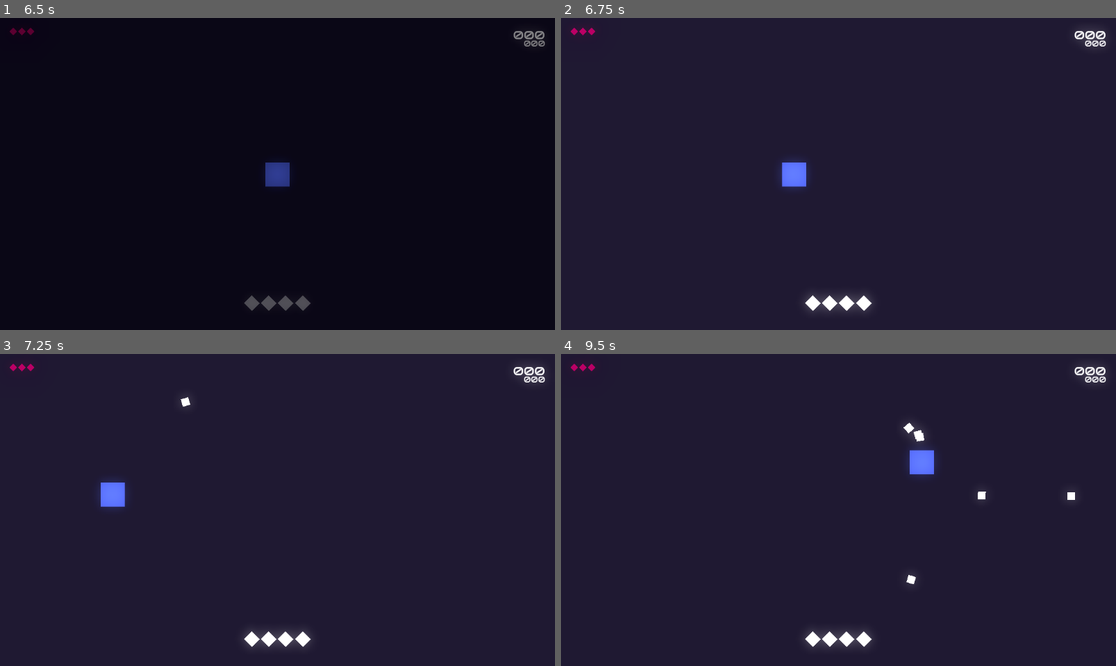
Above: before the commit, frames 1-4 (two rows, left to right).
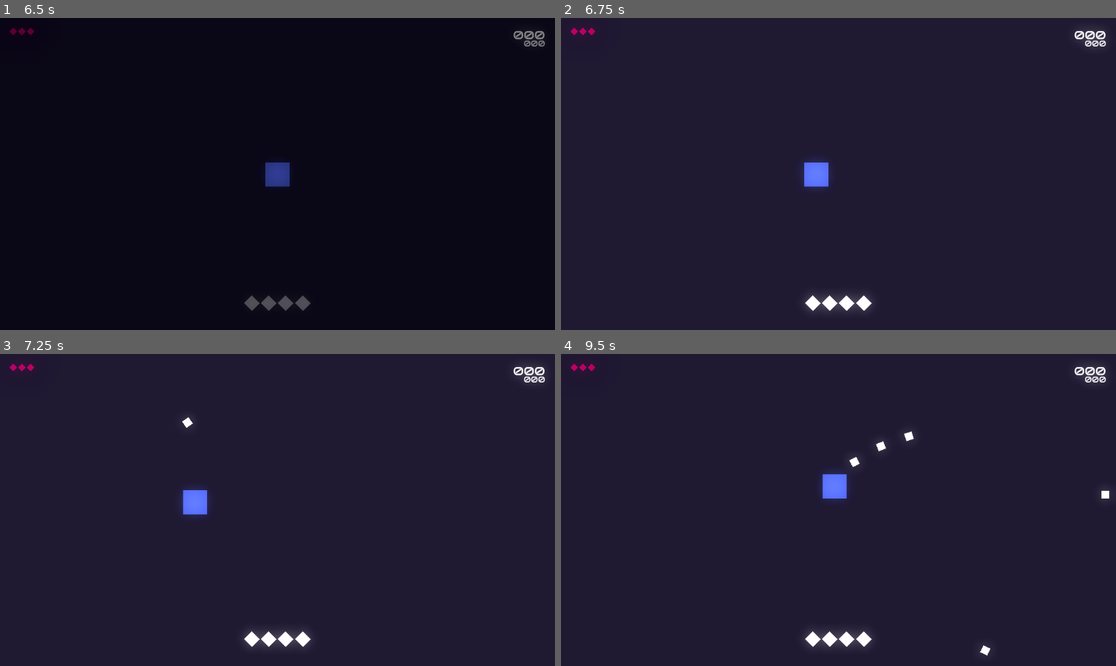
Above: after the commit, the same moments.

Repository: matheusmondenez/my-first-platform-game
Game: Godot game, scene res://wave_shooter/ui/main_menu.tscn
Two runs of this game, one before a commit and one after it. Both use one fixed random seed, a clock stepped at 60 frames per second and the inputs below.
Inputs (mouse positions are in pixels of both pictures, inside the frame that each line leads up to):
- Up to frame 1 (6.5 s): click "START" at 0.5 s; tap Enter at 1.25, 4.25 s; move the mouse to (399, 158) at 1.27 s; press the mouse at (399, 158) at 1.28 s; hold D (right) 1.28-2.78 s; tap W (up) at 1.52, 2.27, 3.77, 4.52, 5.27 s; move the mouse to (166, 189) at 2.02 s; release the mouse at (166, 189) at 2.03 s; tap Space (dash) at 2.1, 3.5, 4.35, 5 s; click (166, 189) at 2.3 s; move the mouse to (333, 105) at 2.77 s; press the mouse at (333, 105) at 2.78 s; hold A (left) 2.78-3.53 s; move the mouse to (249, 236) at 3.52 s; release the mouse at (249, 236) at 3.53 s; hold D (right) 3.53-5.03 s; click (249, 236) at 3.6 s; move the mouse to (444, 220) at 4.27 s; press the mouse at (444, 220) at 4.28 s; move the mouse to (111, 127) at 5.02 s; release the mouse at (111, 127) at 5.03 s; hold A (left) 5.03-5.78 s; click (111, 127) at 5.1 s; move the mouse to (305, 174) at 5.77 s; press the mouse at (305, 174) at 5.78 s; hold D (right) from 5.78 s (still down)
- Up to frame 2 (6.75 s): tap Enter at 6.5 s; move the mouse to (755, 96) at 6.52 s; release D (right) at 6.53 s; release the mouse at (755, 96) at 6.53 s; hold A (left) from 6.53 s (still down); tap Space (dash) at 6.6 s
- Up to frame 3 (7.25 s): keep holding A (left); tap W (up) at 6.77 s; click (194, 432) at 6.8 s
- Up to frame 4 (9.5 s): move the mouse to (960, 494) at 7.27 s; press the mouse at (960, 494) at 7.28 s; tap W (up) at 7.52, 8.27 s; move the mouse to (727, 525) at 8.02 s; release A (left) at 8.03 s; release the mouse at (727, 525) at 8.03 s; hold D (right) from 8.03 s (still down); click (727, 525) at 8.1 s; move the mouse to (894, 441) at 8.77 s; press the mouse at (894, 441) at 8.78 s; tap Space (dash) at 8.85 s

Frame 1 is identical in both runs. In frame 2, 0.7% of the frame differs, in the area x 39-49%, y 45-55%; in frame 3, 0.9%; in frame 4, 1.2%, in the area x 46-99%, y 22-97%.

Commit message:
adds some configs

Diff:
--- a/wave_shooter/configs.gd
+++ b/wave_shooter/configs.gd
@@ -1,6 +1,17 @@
 extends Node
 
 const VERSION: String = "0.0.2"
+
+enum LANGUAGES {
+	PT,
+	EN,
+}
+
+const GAME_CONFIGS: Dictionary = {
+	"camera_shake": true,
+	"fullscreen": true,
+	"language": LANGUAGES.EN,
+}
 
 const WAVES: Dictionary = {
 	1: {
--- a/wave_shooter/entities/player/player.gd
+++ b/wave_shooter/entities/player/player.gd
@@ -6,7 +6,7 @@
 @export var lifes: int = 3
 	#set(value): emit_signal("life_decreased")
 
-var speed: int = 500
+var speed: int = 250
 var move: Vector2 = Vector2.ZERO
 var projectile_scene: PackedScene = preload("res://wave_shooter/entities/player/projectile.tscn")
 var explosion_scene: PackedScene = preload("res://wave_shooter/fx/explosion.tscn")
--- a/wave_shooter/levels/arena.gd
+++ b/wave_shooter/levels/arena.gd
@@ -43,7 +43,7 @@
 
 func add_hud_life() -> void:
 	print("LIFES: ", Global.player.lifes)
-	Global.instance_node(life_scene, $UI/HUD/Life/Markers.get_child(Global.player.lifes - 1).global_position, $UI/HUD/Life)
+	Global.instance_node(life_scene, $UI/HUD/Life/Markers.get_child(Global.player.lifes - 1).global_position, $UI/HUD/Life) # Buga quando chega no limite
 
 func remove_hud_life() -> void:
 	var life = $UI/HUD/Life.get_child($UI/HUD/Life.get_child_count() - 1)
Not shown, changed: README.md
